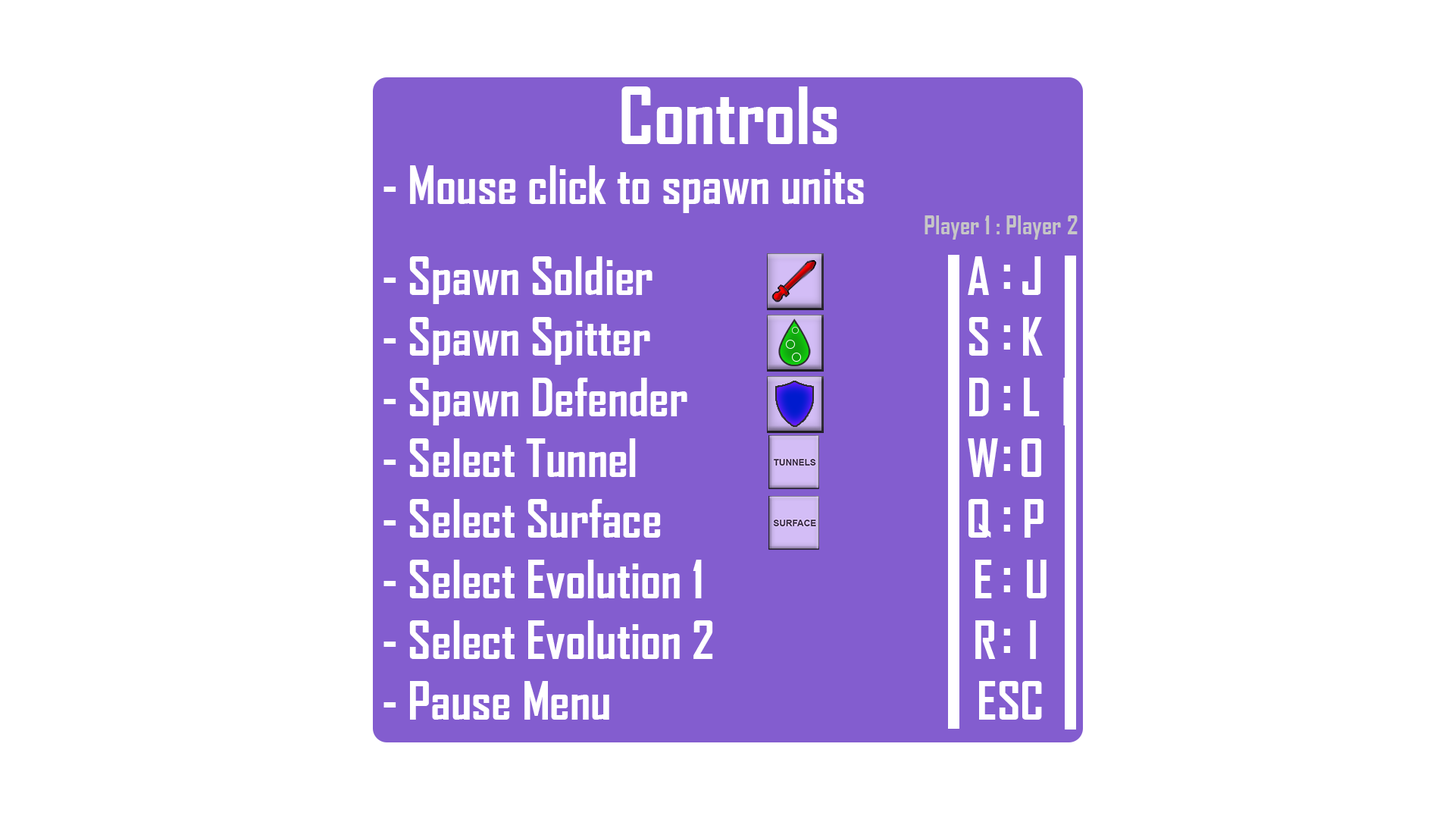
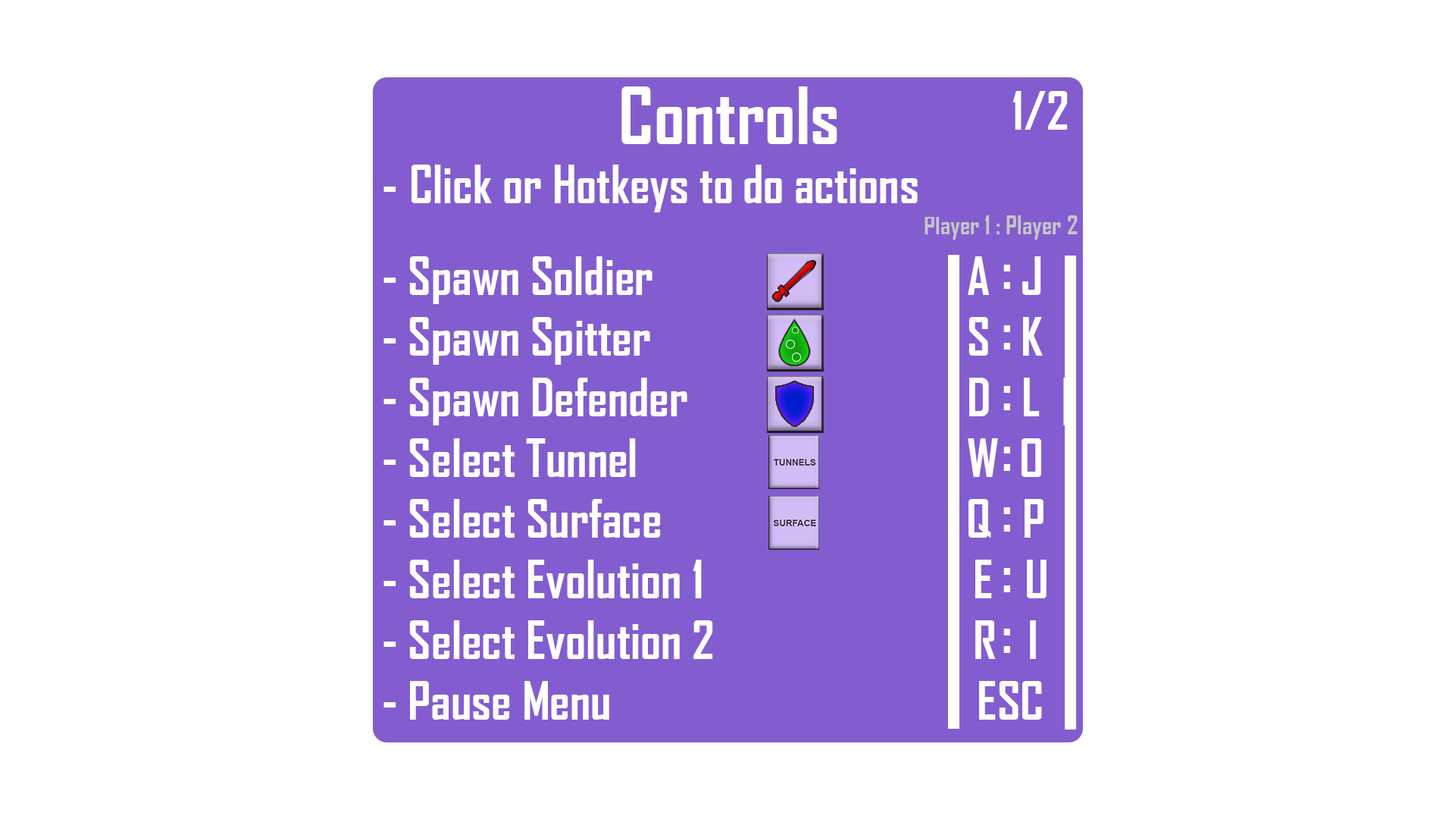
Two versions of the same layered image (1455 × 819). Layer-by-layer changes:
added layer "1/2" in group "Controls" over [1012, 90, 1069, 130]
added layer "do actions" in group "Controls" over [744, 164, 918, 204]
added layer "Click or Hotkeys to spawn units" in group "Controls" over [411, 164, 733, 213]
painted on "- Mouse click to spawn units Player 1 : Player 2 - Spawn Soldi" over [410, 165, 940, 217]
